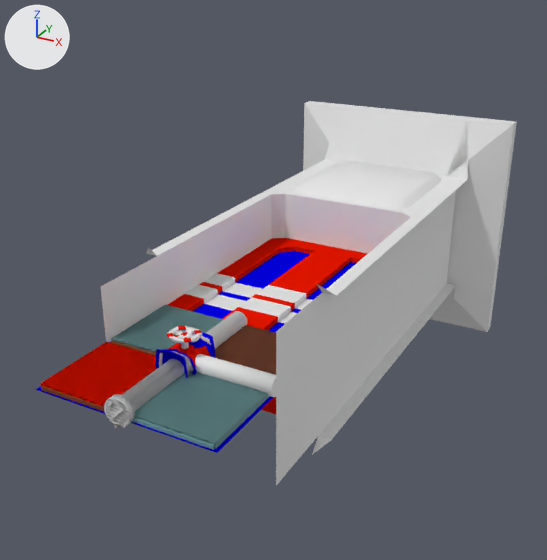
Two versions of the Blender file Assets/Models/Environment-2.blend, one commit apart.
Before and after are seen from a 50 mm camera at (1.92, -2.62, 1.97) aimed at (-0.03, 0.93, 0.2). Lighting does not change. The marker at upper left points along +X, +Y and +Z.

Objects in the first picture: 'Curved Pipe', 'Door', 'Maybe the door', 'Straight Pipe', 'Tile-EvenHalves', 'Tile-Upper', 'Tile-Upper.001', 'Valve'.
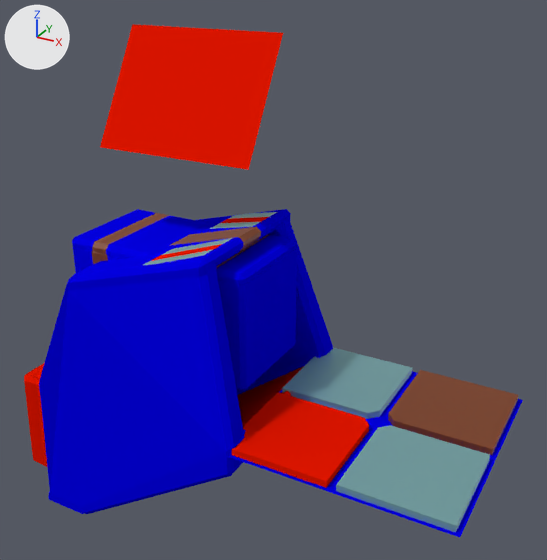
Diff of the bpy script that builds the scene:
```diff
--- a/Assets/Models/Environment-2.blend.py
+++ b/Assets/Models/Environment-2.blend.py
@@ me_cube_012 @@
+me_cube_012.from_pydata(...)  # 58 vertices, 44 faces; spans x 0.0..0.5, y -0.576..0.87, z -0.798..0.565
+# faces by material slot: [26, 2, 5, 10, 1]
+me_cube_012.materials.append(mat_material_001)  # blue #0400e7
+me_cube_012.materials.append(mat_metal_003)  # cyan #84b5b8
+me_cube_012.materials.append(mat_wood)  # brown #7a3b16
+me_cube_012.materials.append(mat_material_005)  # red #e71700
+me_cube_012.materials.append(mat_material)  # red #e71700
@@ me_cube_011 @@
+me_cube_011.from_pydata(...)  # 52 vertices, 42 faces; spans x 0.0..0.463, y 0.204..0.76, z -0.301..0.259
+# faces by material slot: [34, 8]
+me_cube_011.materials.append(mat_material_001)  # blue #0400e7
+me_cube_011.materials.append(mat_wood)  # brown #7a3b16
@@ me_cube_010 @@
+me_cube_010.from_pydata([(0.0, 1.147, 0.034), (0.0, 1.652, -0.257), (0.389, 1.652, -0.257), (0.389, 1.147, 0.034)], [], [(2, 1, 0, 3)])
+me_cube_010.materials.append(mat_material_005)  # red #e71700
@@ ob_tile_upper @@
 ob_tile_upper = bpy.data.objects.new('Tile-Upper', me_cube_001)
-ob_tile_upper.location = (0.0, 0.0, 0.0)
+ob_tile_upper.location = (1.0, 0.0, 0.0)
 ob_tile_upper.rotation_euler = (1.571, 0.0, 0.0)  # degrees (90, 0, 0)
@@ ob_maybe_the_door @@
 ob_maybe_the_door.location = (0.0, 0.0, 0.0)
+ob_maybe_the_door.hide_set(True)
@@ ob_door @@
 ob_door.location = (0.0, 0.0, 0.0)
+ob_door.hide_set(True)
@@ ob_tile_upper_001 @@
 ob_tile_upper_001.rotation_euler = (1.571, 0.0, 0.0)  # degrees (90, 0, 0)
+ob_tile_upper_001.hide_set(True)
@@ ob_tile_evenhalves @@
 ob_tile_evenhalves.rotation_euler = (1.571, 0.0, 0.0)  # degrees (90, 0, 0)
+ob_tile_evenhalves.hide_set(True)
@@ ob_straight_pipe @@
 ob_straight_pipe.rotation_euler = (1.571, 0.0, 0.0)  # degrees (90, 0, 0)
+ob_straight_pipe.hide_set(True)
@@ ob_curved_pipe @@
 ob_curved_pipe.rotation_euler = (1.571, 0.0, 0.0)  # degrees (90, 0, 0)
+ob_curved_pipe.hide_set(True)
@@ ob_cratechute @@
+ob_cratechute = bpy.data.objects.new('CrateChute', me_cube_012)
+ob_cratechute.location = (0.0, 0.0, 0.0)
+ob_cratechute.rotation_euler = (1.571, 0.0, 1.571)  # degrees (90, 0, 90)
+_m = ob_cratechute.modifiers.new('Mirror', 'MIRROR')
+_m.use_clip = True
+_m = ob_cratechute.modifiers.new('Bevel', 'BEVEL')
+_m.width = 0.03
+_m.width_pct = 0.03
@@ ob_crate @@
+ob_crate = bpy.data.objects.new('Crate', me_cube_011)
+ob_crate.location = (0.0, 0.0, 0.0)
+ob_crate.rotation_euler = (1.571, 0.0, 0.0)  # degrees (90, 0, 0)
+_m = ob_crate.modifiers.new('Mirror', 'MIRROR')
+_m.use_clip = True
+_m = ob_crate.modifiers.new('Bevel', 'BEVEL')
+_m.width = 0.03
+_m.width_pct = 0.03
@@ ob_computer_screen @@
+ob_computer_screen = bpy.data.objects.new('Computer.Screen', me_cube_010)
+ob_computer_screen.location = (0.0, 0.0, 0.0)
+ob_computer_screen.rotation_euler = (1.571, 0.0, 0.0)  # degrees (90, 0, 0)
+_m = ob_computer_screen.modifiers.new('Mirror', 'MIRROR')
+_m.use_clip = True
+_m = ob_computer_screen.modifiers.new('Bevel', 'BEVEL')
+_m.width = 0.03
+_m.width_pct = 0.03
```

Pixel boxes (x1, y1, x2, y2) of what changed, in the pictures (547 x 560 px):
'Maybe the door', hidden: before (101, 101, 517, 485)
'CrateChute', added (blue): after (24, 209, 333, 514)
'Tile-Upper', moved: before (36, 305, 276, 453); after (227, 348, 523, 537)
'Computer.Screen', added (red): after (100, 24, 283, 170)
'Crate', added (blue): after (72, 209, 297, 391)
'Door', hidden: before (168, 238, 367, 414)
'Straight Pipe', hidden: before (104, 311, 247, 427)
'Curved Pipe', hidden: before (122, 354, 282, 410)
'Tile-Upper.001', hidden: before (41, 341, 214, 452)
'Valve', unchanged, covered by the edit: before (155, 326, 215, 378)
